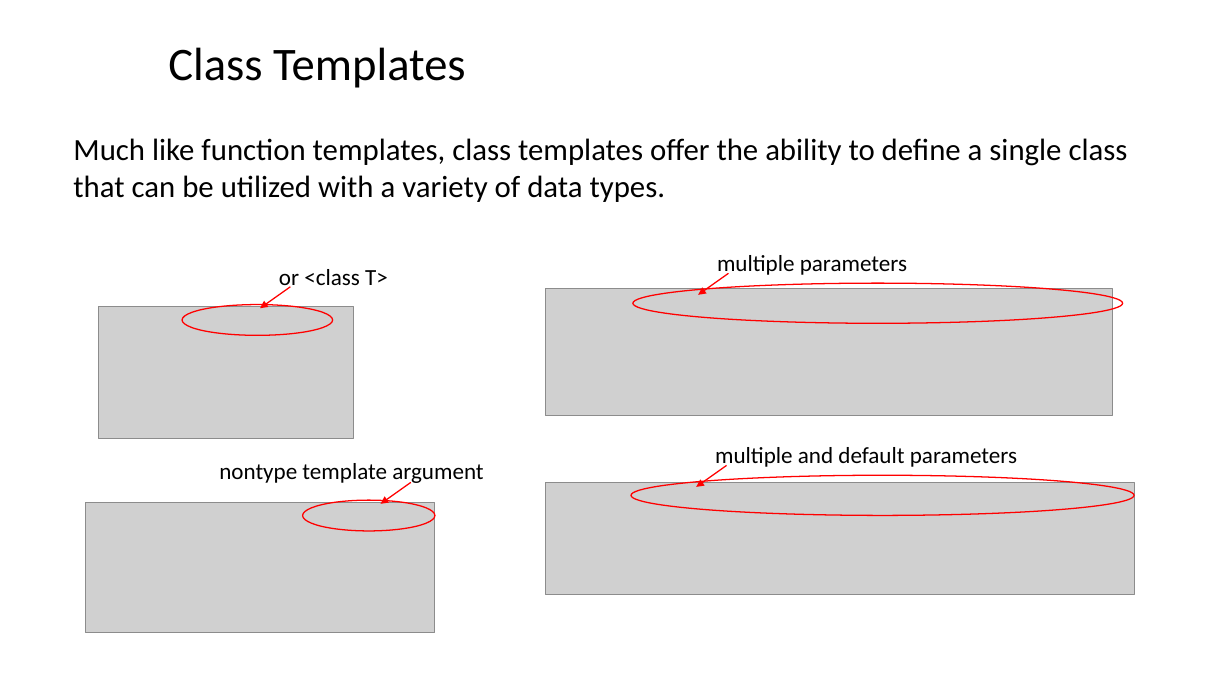
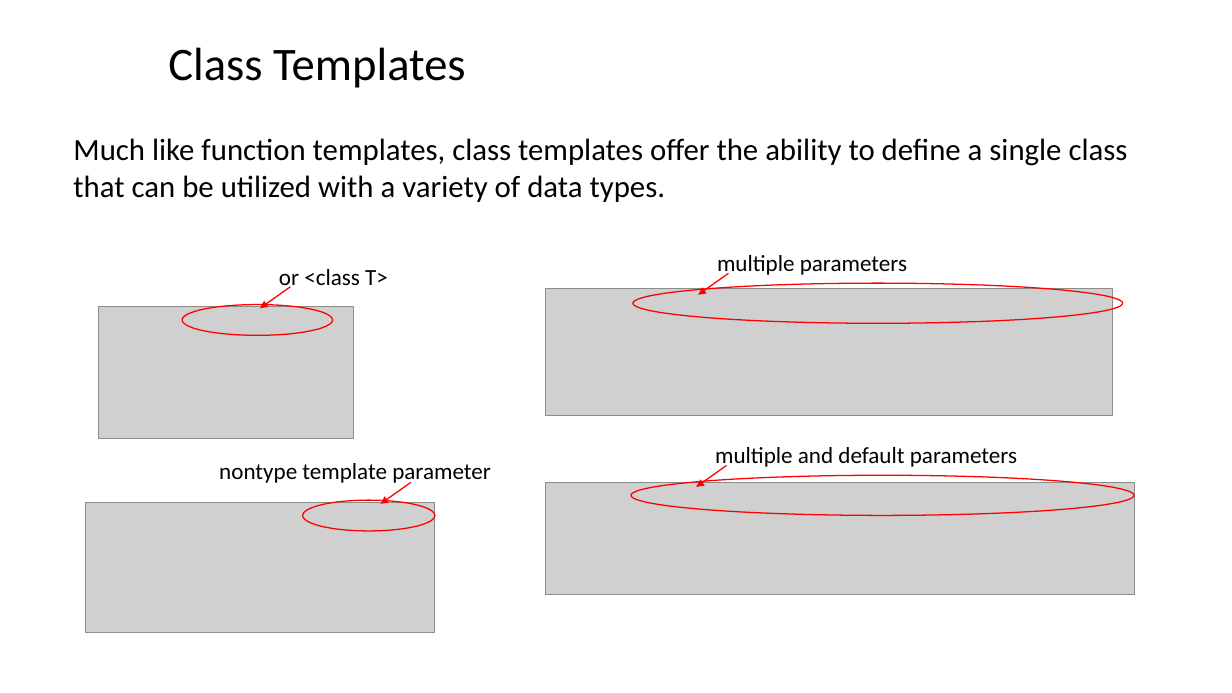
Before and after one commit to ShiqiYu/CPP, a slide deck: slide 8 of week13/Lab13.pptx. Drawn at 1232x693 pixels with LibreOffice and Linux fonts; fonts in the diff are those of the drawing; grey boxes stand for pictures; background and template pictures are left out. Boxes give left, top, right and bottom in pixels: in the first picture for what was removed or moved away, otherwise in the second. Text is boxed around its words. In the diff, an @@ line names an element or a change of style, - is before the commit and + after.

```diff
--- a/week13/Lab13.pptx
+++ b/week13/Lab13.pptx
@@ text at box(219, 463, 491, 485): text changed @@
-nontype template argument
+nontype template parameter
```
Also in this commit, not shown: 1 other slide changed, 1 other file.
